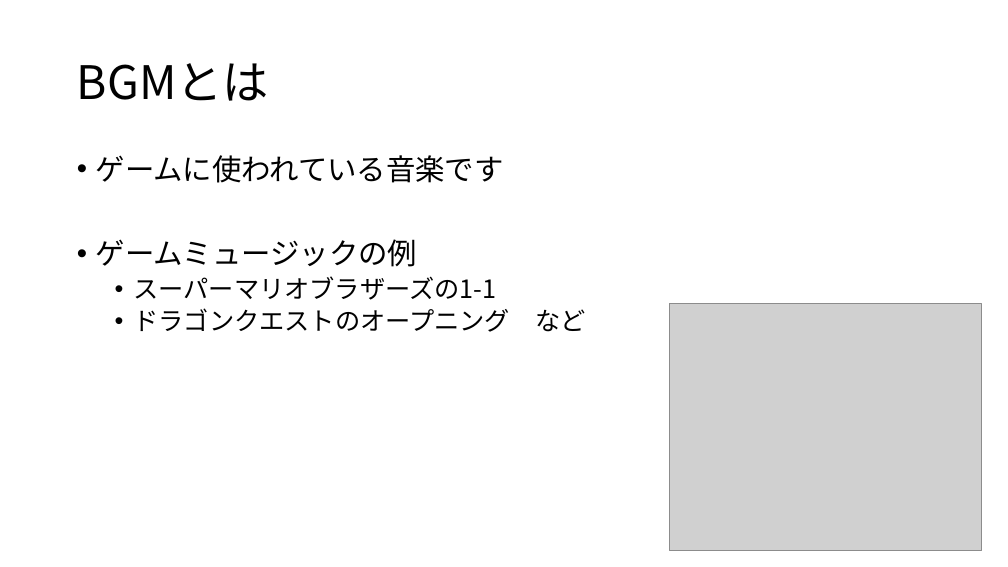
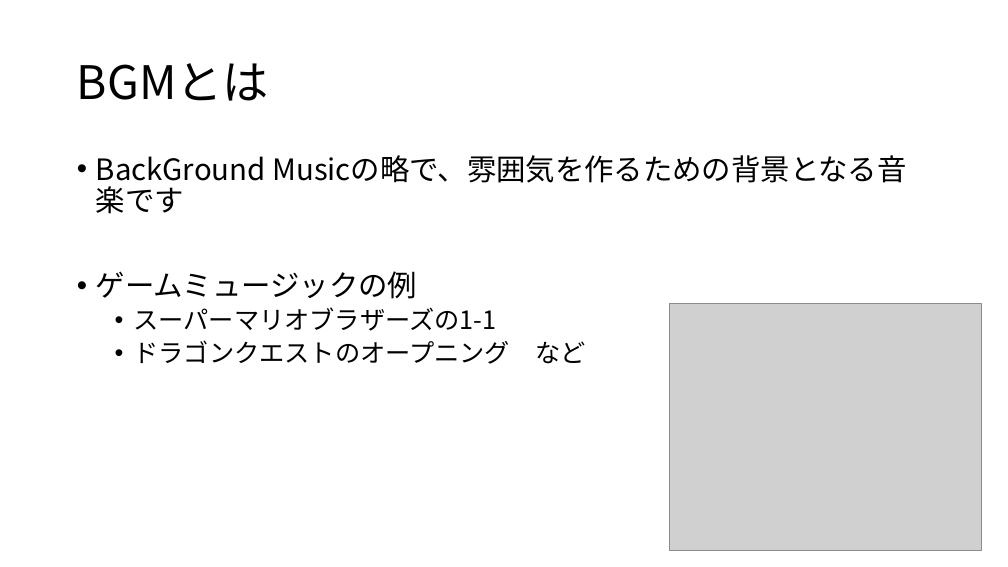
Before and after one commit to yoshitake266/bitComposer_prj, a slide deck: slide 3 of presentation/bit.Composer.pptx. Drawn at 1008x567 pixels with LibreOffice and Linux fonts; fonts in the diff are those of the drawing; grey boxes stand for pictures. Boxes give left, top, right and bottom in pixels: in the first picture for what was removed or moved away, otherwise in the second. Text is boxed around its words. In the diff, an @@ line names an element or a change of style, - is before the commit and + after.

```diff
--- a/presentation/bit.Composer.pptx
+++ b/presentation/bit.Composer.pptx
@@ text at [96, 155, 906, 214]: text changed @@
-• ゲームに使われている音楽です
+• BackGround Musicの略で、雰囲気を作るための背景となる音楽です
```
Also in this commit, not shown: 2 other slides changed.
